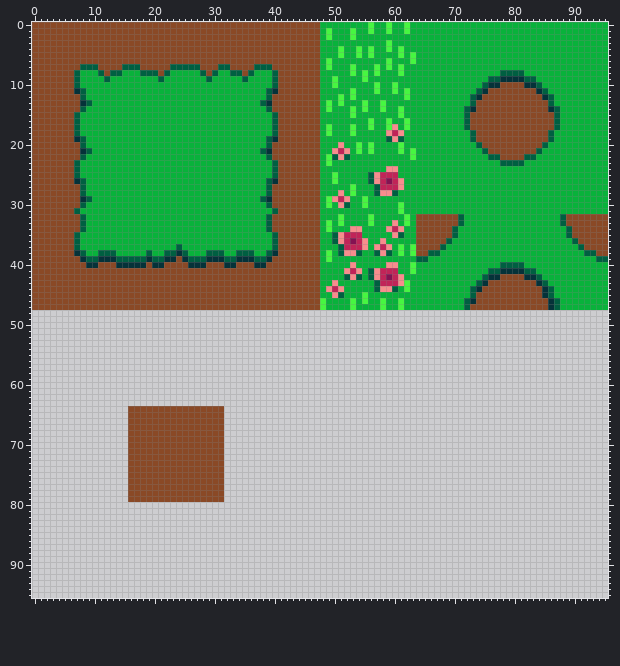
File history of a pixel-art file, Aseprite/Tileset/GrassTileset.aseprite. Above: the version before the commit.
96x96 pixels, 1 frame.
The result:
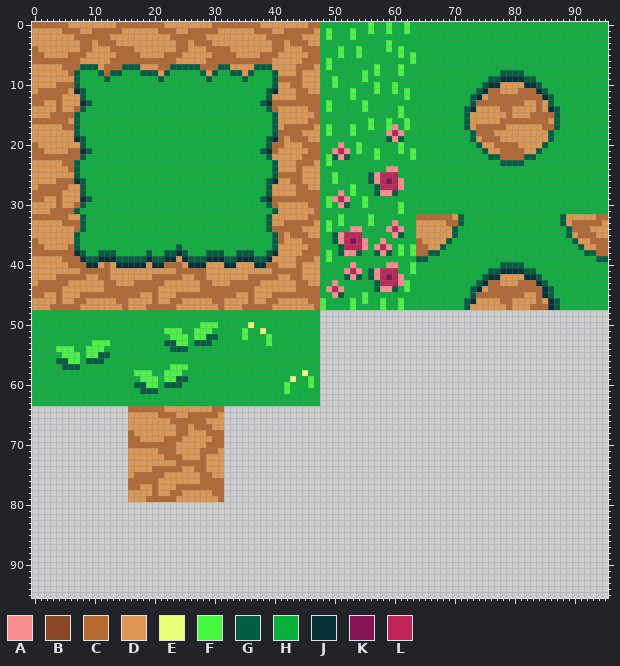
Palette (. is transparent): A #f78d8d  B #8a4926  C #b66831  D #de9751  E #e8ff75  F #47f641  G #005f41  H #08b23b  J #053239  K #841252  L #c12458
The edit:
Changed rows in their new state; - is an unchanged pixel.
Layers "Layer 3", "Layer 2", "Layer 1":
first column x 0:
 0 CCCCCCDDDDDDDDCCCCCCCCDDDDDDDDCCCCCCCCDDDDDDDDCC------------------------------------------------
 1 DDDDDCCCDDCCCCCDDDDDDCCCDDCCCCCDDDDDDCCCDDCCCCCD------------------------------------------------
 2 DDDDDDDCCCCCCDDDDDDDDDDCCCCCCDDDDDDDDDDCCCCCCDDD------------------------------------------------
 3 DDDDDDDDCCDCCCDDDDDDDDDDCCDCCCDDDDDDDDDDCCDCCCDD------------------------------------------------
 4 CDDDDDDDCCDDDCCCCDDDDDDDCCDDDCCCCDDDDDDDCCDDDCCC--------H---------------------------------------
 5 CCDDDDCCCDDDDDCCCCDDDDCCCDDDDDCCCCDDDDCCCDDDDDCC--------H---------------------------------------
 6 CCCCCCCCDDDDDCCCCCCCCCCCDDDDDCCCCCCCCCCCDDDDDCCC-----------H------------------------------------
 7 DDDDDCCC---DCCC---DDDCC-----CCC--DDDD---DDDDCCCD-----H-----H------------------------------------
 8 DDDDDDC-----C--------D-------D-----D-----DDDCDDD-----H------------------------------------------
 9 DDDDDDD----------------------------------CCCCDDD------------------------------------------------
10 DDDDCCC----------------------------------DDCCDDD------------------------------DDDD--------------
11 DCCCCCD----------------------------------DDDCCDD----------------------------CCDDDCCC------------
12 CCCCCDDD--------------------------------DDDDCCCC---H-----------------------DCCCCCCCCC-----------
13 CCDDCDDD--------------------------------CCCCCCCC---H------H---------------CCCCCCCCDDCD----------
14 DDDDCDDC--------------------------------CDDDDDCC-----H----H---------------DDDDCCDDDDCD----------
15 DDDCCCC----------------------------------DDDDDDC-----H-------------------DDDDDDCDDDCCCC---------
16 CCCCCCD----------------------------------DDDDDCC-------------------------DDDDDCCCCCCCCD---------
17 DDDDDCC----------------------------------DCCCCCD-------------------------DCCCCCDDDDDDCC---------
18 DDDDDDD----------------------------------CCCCDDD--------------------------CCCDDDDDDDDD----------
19 DDDDDDD----------------------------------CDCCCDD--------------------------DCCCDDDDDDDD----------
20 CDDDDDDD--------------------------------CCDDDCCC--------H------------------DDCCCCDDDD-----------
21 CCDDDDCC--------------------------------CDDDDDCC--------HF------------------DDCCCCDD------------
22 CCCCCCCC--------------------------------DDDDDCCC---------F--------------------CCCC--------------
23 DDDDDCC----------------------------------DDDCCCD------------------------------------------------
24 DDDDDDC----------------------------------DDDCDDD------------------------------------------------
25 DDDDDDD----------------------------------CCCCDDD------------------------------------------------
26 DDDDCCC----------------------------------DDCCDDD------------------------------------------------
27 DCCCCCDD--------------------------------DDDDCCDD------------------------------------------------
28 CCCCCDDD--------------------------------DDDDCCCC------------------------------------------------
29 CCDDCDDD--------------------------------CCCCCCCC------------------------------------------------
30 DDDDCDDC--------------------------------CDDDDDCC------------------------------------------------
31 DDDCCCC----------------------------------DDDDDDC------------------------------------------------
32 CCCCCCDD--------------------------------DDDDDDCC--------------H-CCCCCCD------------------DDDDDCC
33 DDDDDCCC--------------------------------DDCCCCCD--------------H-DDDDDCC------------------DCCCCCD
34 DDDDDDDC--------------------------------CCCCCDDD----------------DDDDDD--------------------CCCDDD
35 DDDDDDD----------------------------------CDCCCDD----------------DDDDDD--------------------DCCCDD
36 CDDDDDD----------------------------------CDDDCCC----------------CDDDD----------------------DDCCC
37 CCDDDDC----------------------------------DDDDDCC----------------CCDD------------------------DDCC
38 CCCCCCC----------------------------------DDDDCCC----------------CC----------------------------CC
39 DDDDDCCC----------------D---------------DDDDCCCD------------------------------------------------
40 DDDDDDCCC--DCD-----D--CCCD---DDD--DDD--CCDDDCDDD------------------------------------------------
41 DDDDDDDDCCCCCDDDDDDDDDDDCCCCCDDDDDDDDDDDCCCCCDDD------------------------------------------------
42 DDDDCCCCCDDCCDDDDDDDCCCCCDDCCDDDDDDDCCCCCDDCCDDD------------------------------DDDD--------------
43 DCCCCCDDDDDDCCDDDCCCCCDDDDDDCCDDDCCCCCDDDDDDCCDD----------------------------CCDDDCCC------------
44 CCCCCDDDDDDDCCCCCCCCCDDDDDDDCCCCCCCCCDDDDDDDCCCC---------------------------DCCCCCCCCC-----------
45 CCDDCDDDCCCCCCCCCCDDCDDDCCCCCCCCCCDDCDDDCCCCCCCC--------------------------CCCCCCCCDDC-----------
46 DDDDCDDCCDDDDDCCDDDDCDDCCDDDDDCCDDDDCDDCCDDDDDCC--------------------------DDDDCCDDDDCD----------
47 DDDCCCCCDDDDDDDCDDDCCCCCDDDDDDDCDDDCCCCCDDDDDDDC-------------------------DDDDDDCDDDCCC----------
48 HHHHHHHHHHHHHHHHHHHHHHHHHHHHHHHHHHHHHHHHHHHHHHHH------------------------------------------------
49 HHHHHHHHHHHHHHHHHHHHHHHHHHHHHHHHHHHHHHHHHHHHHHHH------------------------------------------------
50 HHHHHHHHHHHHHHHHHHHHHHHHHHHHFFFHHHHHEHHHHHHHHHHH------------------------------------------------
51 HHHHHHHHHHHHHHHHHHHHHHFFFHHFFFHHHHHFHHEHHHHHHHHH------------------------------------------------
52 HHHHHHHHHHHHHHHHHHHHHHHFFFHFFGGHHHHFHHHFHHHHHHHH------------------------------------------------
53 HHHHHHHHHHFFFHHHHHHHHHGGFFHGGGHHHHHHHHHFHHHHHHHH------------------------------------------------
54 HHHHFFFHHFFFHHHHHHHHHHHGGGHHHHHHHHHHHHHHHHHHHHHH------------------------------------------------
55 HHHHHFFFHFFGGHHHHHHHHHHHHHHHHHHHHHHHHHHHHHHHHHHH------------------------------------------------
56 HHHHGGFFHGGGHHHHHHHHHHHHHHHHHHHHHHHHHHHHHHHHHHHH------------------------------------------------
57 HHHHHGGGHHHHHHHHHHHHHHHFFFHHHHHHHHHHHHHHHHHHHHHH------------------------------------------------
58 HHHHHHHHHHHHHHHHHFFFHHFFFHHHHHHHHHHHHHHHHHHHHEHH------------------------------------------------
59 HHHHHHHHHHHHHHHHHHFFFHFFGGHHHHHHHHHHHHHHHHHEHHFH------------------------------------------------
60 HHHHHHHHHHHHHHHHHGGFFHGGGHHHHHHHHHHHHHHHHHFHHHFH------------------------------------------------
61 HHHHHHHHHHHHHHHHHHGGGHHHHHHHHHHHHHHHHHHHHHFHHHHH------------------------------------------------
62 HHHHHHHHHHHHHHHHHHHHHHHHHHHHHHHHHHHHHHHHHHHHHHHH------------------------------------------------
63 HHHHHHHHHHHHHHHHHHHHHHHHHHHHHHHHHHHHHHHHHHHHHHHH------------------------------------------------
64 ----------------CCCCCCDDDDDDDDCC----------------------------------------------------------------
65 ----------------DDDDDCCCDDCCCCCD----------------------------------------------------------------
66 ----------------DDDDDDDCCCCCCDDD----------------------------------------------------------------
67 ----------------DDDDDDDDCCDCCCDD----------------------------------------------------------------
68 ----------------CDDDDDDDCCDDDCCC----------------------------------------------------------------
69 ----------------CCDDDDCCCDDDDDCC----------------------------------------------------------------
70 ----------------CCCCCCCCDDDDDCCC----------------------------------------------------------------
71 ----------------DDDDDCCCDDDDCCCD----------------------------------------------------------------
72 ----------------DDDDDDCCCDDDCDDD----------------------------------------------------------------
73 ----------------DDDDDDDDCCCCCDDD----------------------------------------------------------------
74 ----------------DDDDCCCCCDDCCDDD----------------------------------------------------------------
75 ----------------DCCCCCDDDDDDCCDD----------------------------------------------------------------
76 ----------------CCCCCDDDDDDDCCCC----------------------------------------------------------------
77 ----------------CCDDCDDDCCCCCCCC----------------------------------------------------------------
78 ----------------DDDDCDDCCDDDDDCC----------------------------------------------------------------
79 ----------------DDDCCCCCDDDDDDDC----------------------------------------------------------------
Pixel boxes of the changes (left, top, right, bottom) in both pictures:
changed: (32, 22, 320, 502)
changed: (350, 46, 392, 76)
changed: (470, 82, 554, 160)
changed: (338, 94, 380, 160)
changed: (380, 100, 386, 112)
changed: (404, 214, 458, 256)
changed: (566, 214, 608, 256)
changed: (470, 274, 548, 310)
